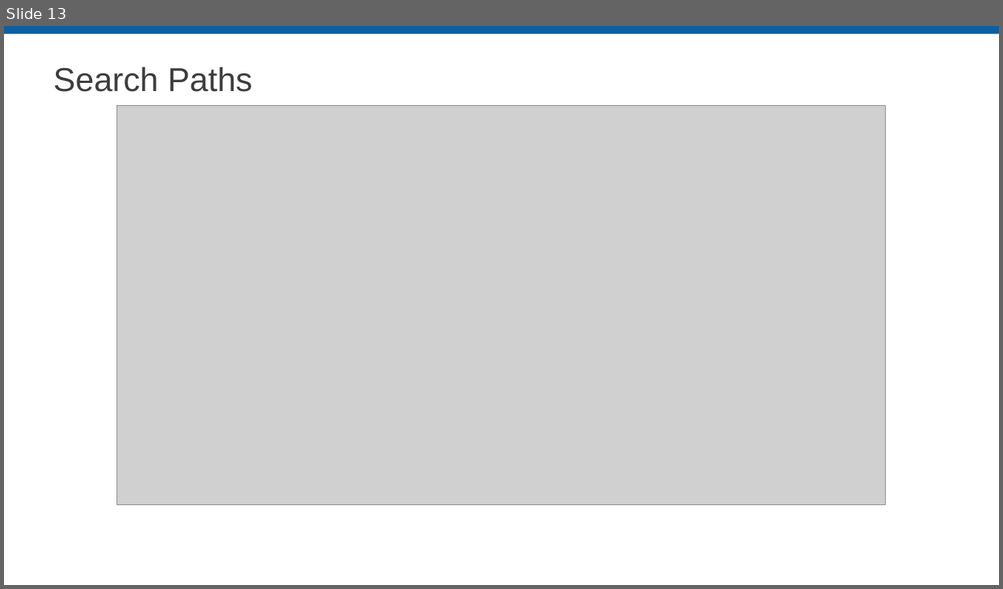
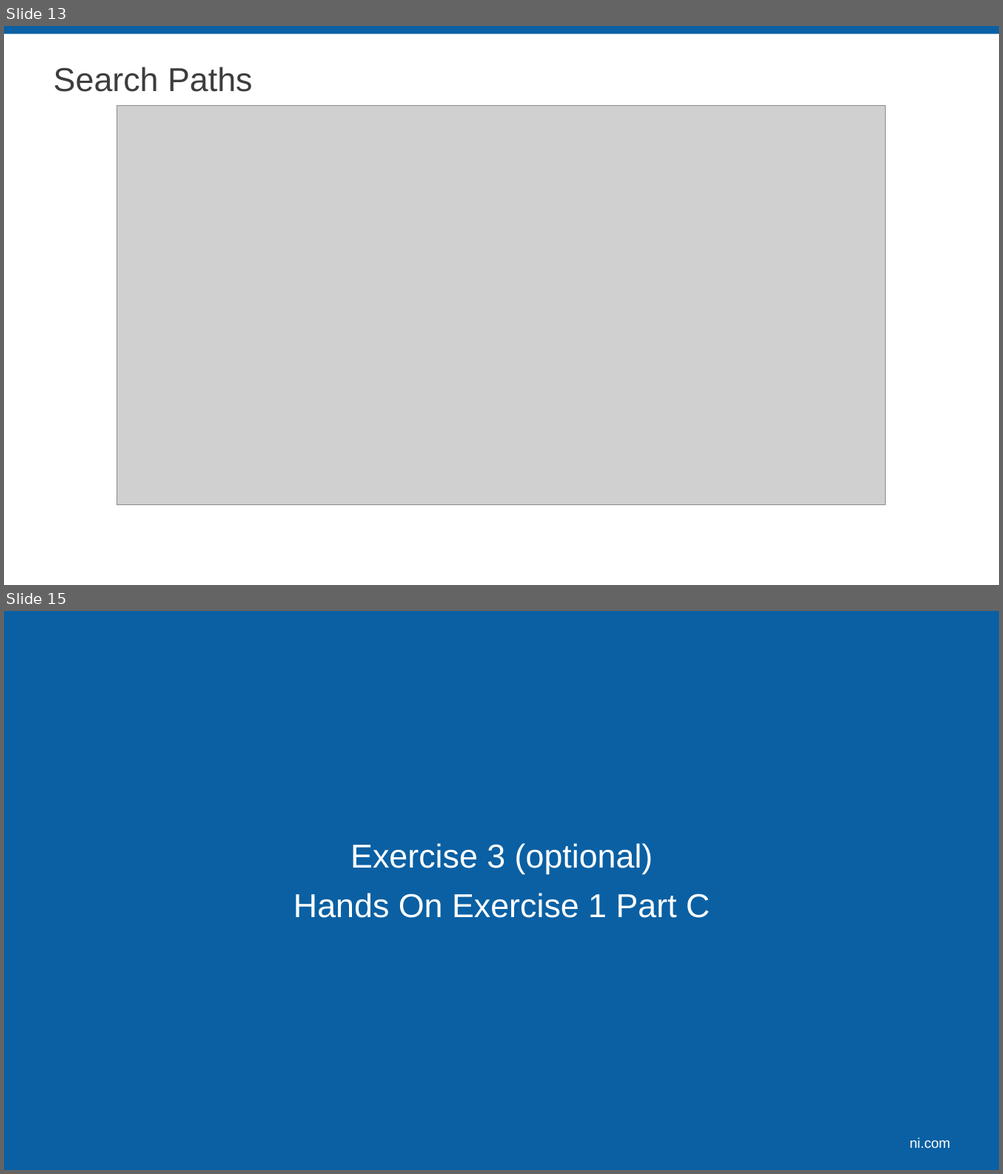
Before and after one commit to LabVIEW-DCAF/Documentation, a slide deck: Trunk/Getting Started Material/DCAF Training/5 Module Reuse.pptx. Shown one above the other, each under a label of ours: slide 13 before the commit, slides 13 and 15 after it; the slides between them are not shown. The pictures are 1003x589 and 1003x1174 pixels, drawn with LibreOffice and Linux fonts; fonts in the diff are those of the drawing; grey boxes stand for pictures; background and template pictures are left out. Boxes give left, top, right and bottom in pixels: in the first picture for what was removed or moved away, otherwise in the second. Text is boxed around its words. In the diff, an @@ line names an element or a change of style, - is before the commit and + after.

Commit message:
Moved Exercise 1 to MarkDown. Updated Slides on CHapter 5 to point to the right Excercises.

```diff
--- a/Trunk/Getting Started Material/DCAF Training/5 Module Reuse.pptx
+++ b/Trunk/Getting Started Material/DCAF Training/5 Module Reuse.pptx
@@ slide 15 added at box(4, 611, 999, 1170), background #FFFFFF @@
@@ rectangle added at box(4, 611, 999, 1170), fill #0A60A3 @@
@@ text added at box(293, 843, 709, 918), 32 pt, text #FFFFFF @@
+Exercise 3 (optional)
+Hands On Exercise 1 Part C
@@ text added at box(909, 1138, 950, 1149), 13.3 pt, text #FFFFFF @@
+ni.com
```
Also in this commit, not shown: 2 slides changed, 20 other files.
